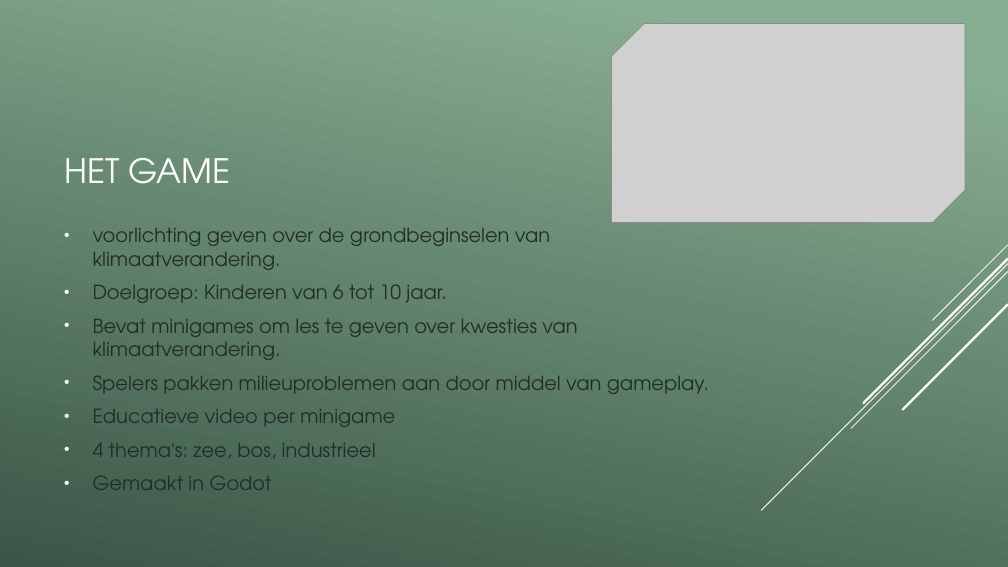
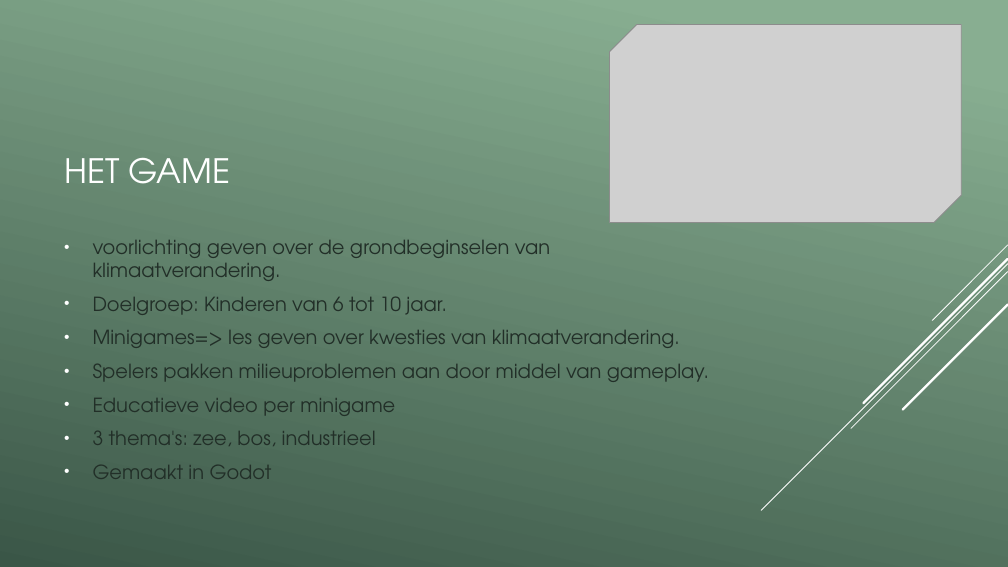
Before and after one commit to vives-project-xp/EducationalGame2, a slide deck: slide 3 of Educational_game_2.pptx. Drawn at 1008x567 pixels with LibreOffice and Linux fonts; fonts in the diff are those of the drawing; grey boxes stand for pictures. Boxes give left, top, right and bottom in pixels: in the first picture for what was removed or moved away, otherwise in the second. Text is boxed around its words. In the diff, an @@ line names an element or a change of style, - is before the commit and + after.

```diff
--- a/Educational_game_2.pptx
+++ b/Educational_game_2.pptx
@@ picture: place and size @@
-picture at box(612, 23, 966, 222)
+picture at box(609, 24, 961, 222)
@@ text at box(93, 330, 680, 348): text changed @@
-• Bevat minigames om les te geven over kwesties van klimaatverandering.
+• Minigames=> les geven over kwesties van klimaatverandering.
@@ text at box(93, 431, 376, 446): text changed @@
-• 4 thema's: zee, bos, industrieel
+• 3 thema's: zee, bos, industrieel
```
Also in this commit, not shown: 5 other slides changed, 2 slides added, 1 slide removed, 2 other files.
